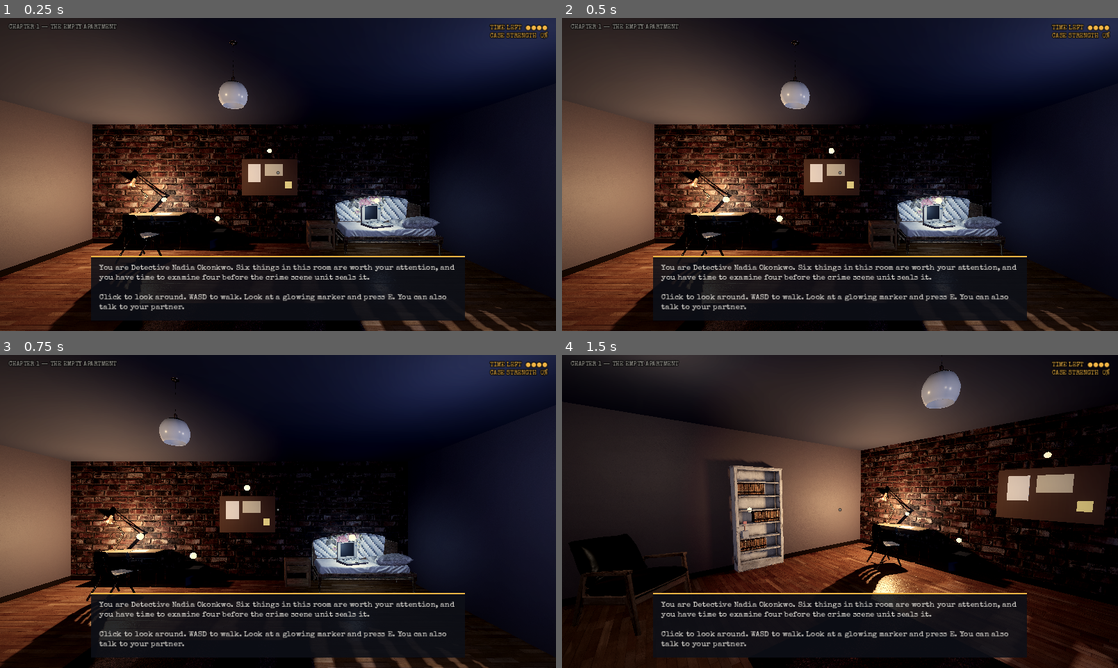
Above: before the commit, frames 1-4 (two rows, left to right).
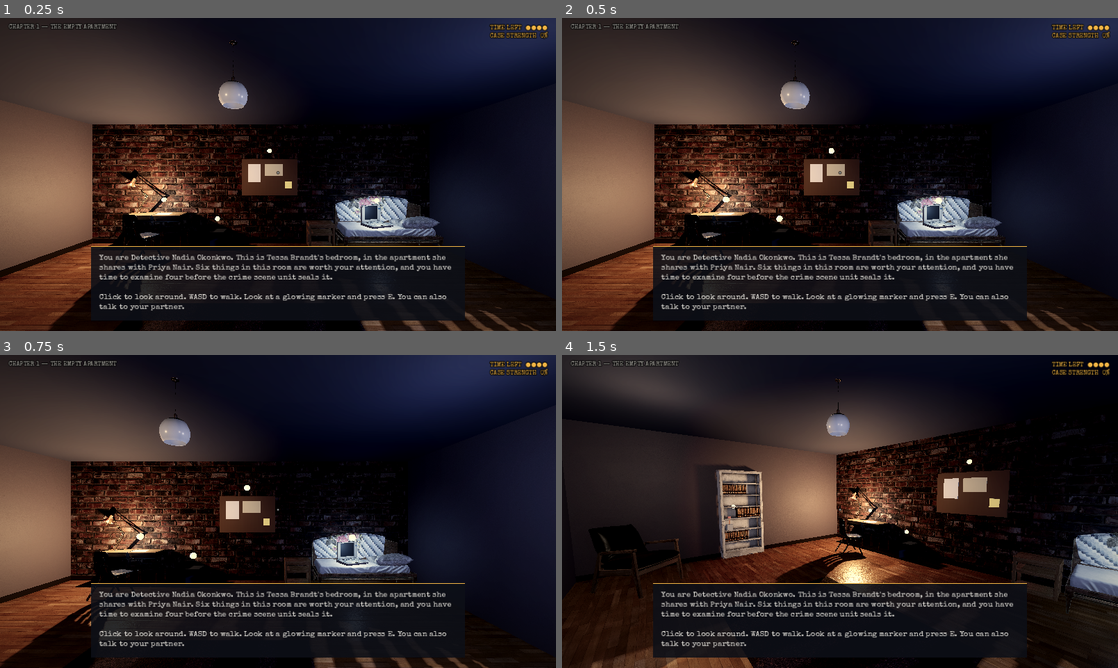
Above: after the commit, the same moments.

Repository: ErnestoEverhard/LawAndOrder-Detroit
Game: Godot game, scene res://main.tscn
The game is run twice, just before and just after one commit, with the same random seed, the same clock (stepped at 60 frames per second) and the same inputs.
Inputs (mouse positions are in pixels of both pictures, inside the frame that each line leads up to):
- Up to frame 1 (0.25 s): no input
- Up to frame 2 (0.5 s): no input
- Up to frame 3 (0.75 s): tap Enter at 0.5 s; move the mouse to (400, 495) at 0.52 s; hold D from 0.53 s (still down); tap E at 0.6 s; click (400, 495) at 0.67 s
- Up to frame 4 (1.5 s): move the mouse to (812, 511) at 1.27 s; release D at 1.28 s; hold W from 1.28 s (still down); tap E at 1.35 s

The runs differ from the first frame. In frame 1, 3.1% of the frame differs, in the area x 16-84%, y 72-94%; in frame 2, 3.1%; in frame 3, 3.0%; in frame 4, 39%, in the area x 0-100%, y 0-100%.

Commit message:
Make the searched room Tessa's bedroom in a shared two-bedroom apartment
Co-Authored-By: Claude Fable 5.2 <noreply@anthropic.com>

Diff:
--- a/godot/apartment.gd
+++ b/godot/apartment.gd
@@ -42,7 +42,7 @@
 	_people()
 	_player()
 	_ui()
-	_say("You are Detective Nadia Okonkwo. Six things in this room are worth your a …(195 unchanged characters)…
+	_say("You are Detective Nadia Okonkwo. This is Tessa Brandt's bedroom, in the apartment she shares with Priya Nair. Six things in this room are worth your a …(195 unchanged characters)…
 	var args := OS.get_cmdline_user_args()
 	if args.size() >= 2 and args[0] == "--shot":
 		if args.size() >= 6:
@@ -211,6 +211,9 @@
 	]:
 		_box(h[0], h[1], Color.WHITE, false).material_override = plaster
 	_box(Vector3(0, -0.05, 3.9), Vector3(3.2, 0.1, 1.7), Color.WHITE, false).material_override = _tex("concrete_floor_worn_001", "diff", 0.5)
+	# Priya's bedroom door, shut, across the hall
+	_box(Vector3(0.15, 1.05, 4.69), Vector3(0.9, 2.1, 0.04), Color(0.30, 0.22, 0.16), false)
+	_box(Vector3(0.5, 1.0, 4.66), Vector3(0.04, 0.04, 0.06), Color(0.65, 0.6, 0.45), false)
 	var gap := StaticBody3D.new()                     # unseen barrier: the doorway is not an exit yet
 	var gap_cs := CollisionShape3D.new()
 	var gap_shape := BoxShape3D.new()
@@ -257,7 +260,6 @@
 	_box(Vector3(-3.82, 0.97, 0.5), Vector3(0.06, 0.05, 0.06), Color(0.8, 0.45, 0.45), false)
 	# seating and the dead ceiling light
 	_model("modern_arm_chair_01", Vector3(-3.0, 0, 2.1), 2.3, 1.0, Vector3(0.8, 0.6, 0.9), -0.08)
-	_model("sofa_02", Vector3(2.4, 0, 2.5), PI, 1.0, Vector3(1.8, 0.5, 0.85), -0.1)
 	_model("modern_ceiling_lamp_01", Vector3(0, 2.1, 0.3), 0.0, 0.6)
 	# corkboard
 	_box(Vector3(0.2, 1.55, -2.97), Vector3(1.3, 0.85, 0.04), Color(0.50, 0.35, 0.22), false)
@@ -443,7 +445,7 @@
 		return "That's our time, Nadia. Crime scene has the room. Priya's still in the hall, and she's the one who called it in. Let's hear it from her."
 	if left == BUDGET:
 		return [
-			"Roommate's name is Priya Nair. She's out in the hall with a uniform. Says Tessa texts when she leaves work, every night, and tonight she didn't.",
+			"Roommate's name is Priya Nair. That's her room across the hall. She's out on the stairs with a uniform. Says Tessa texts when she leaves work, every night, and tonight she didn't.",
 			"Crime scene's ten minutes out and they'll seal the room. We get four good looks, not six. Pick the ones that tell us where she was tonight.",
 		][(talks - 1) % 2]
 	return [
